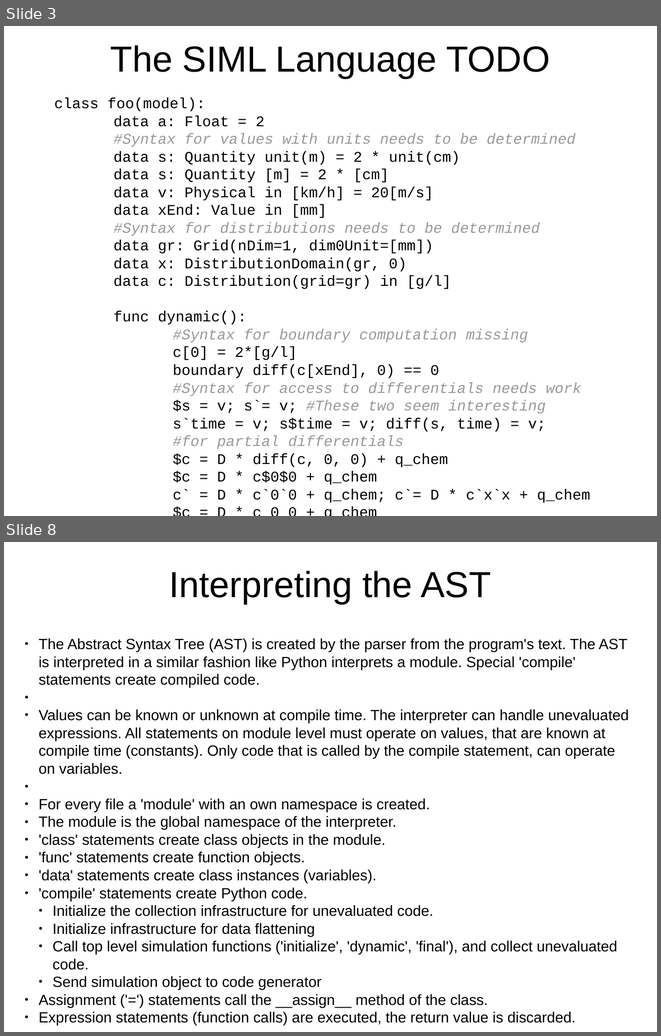
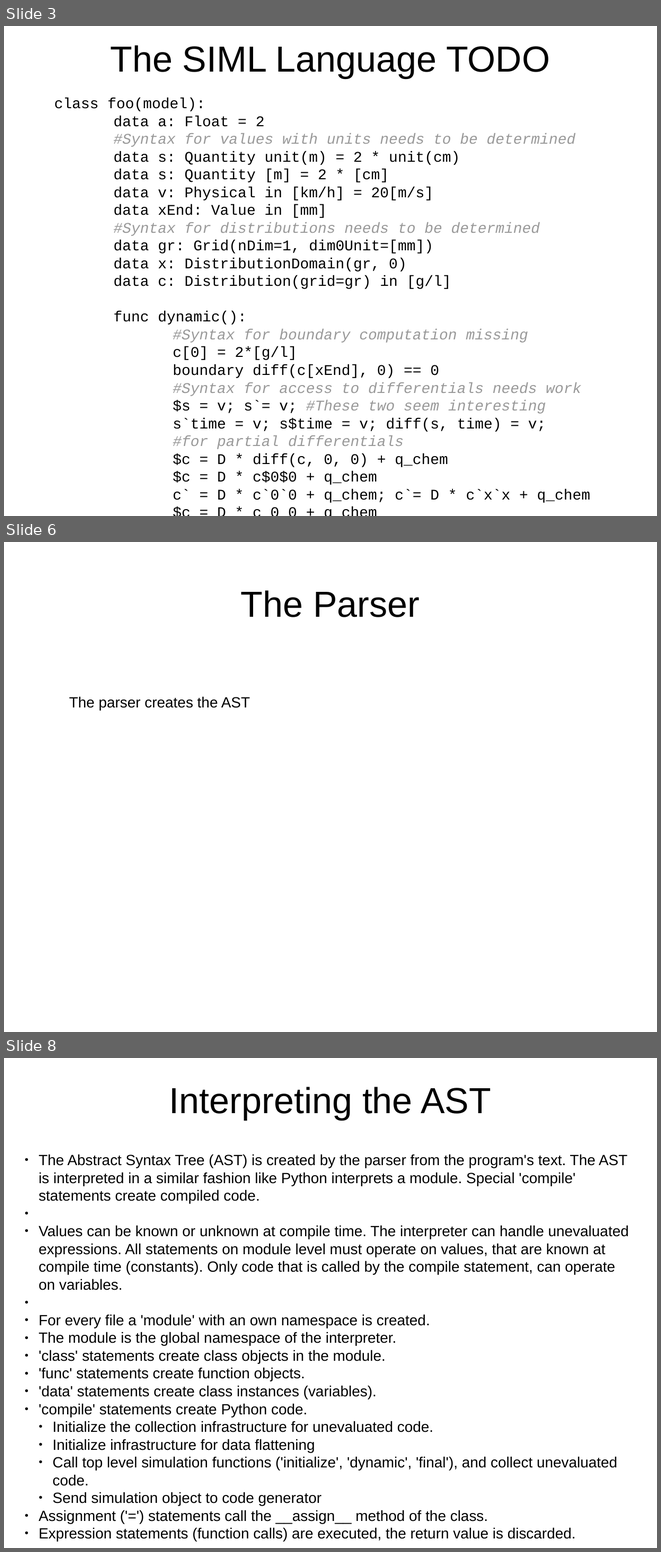
Before and after one commit to eike-welk/freeode, a slide deck: freeode_py/SIML Compiler Outline.odp. Shown one above the other, each under a label of ours: slides 3 and 8 before the commit, slides 3, 6 and 8 after it; the slides between them are not shown. The pictures are 661x1036 and 661x1552 pixels, drawn with LibreOffice and Linux fonts; fonts in the diff are those of the drawing. Boxes give left, top, right and bottom in pixels: in the first picture for what was removed or moved away, otherwise in the second. Text is boxed around its words. In the diff, an @@ line names an element or a change of style, - is before the commit and + after.

```diff
--- a/freeode_py/SIML Compiler Outline.odp
+++ b/freeode_py/SIML Compiler Outline.odp
@@ slide 6 added at box(4, 542, 657, 1032), background #FFFFFF @@
@@ title added at box(241, 590, 420, 617), 44 pt, text #000000 @@
+The Parser
@@ text added at box(69, 696, 250, 711), 18 pt, text #000000 @@
+The parser creates the AST
```
Also in this commit, not shown: 6 slides changed, 2 other slides added, 2 slides removed, 1 other file.
